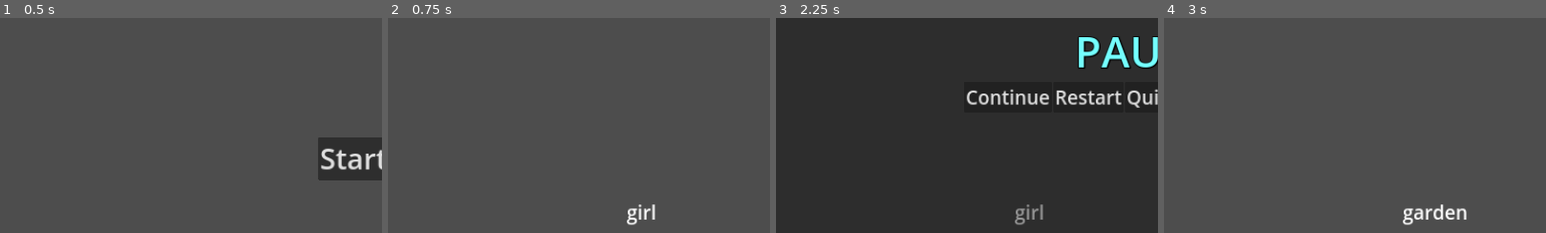
Above: before the commit, frames 1-4 (left to right).
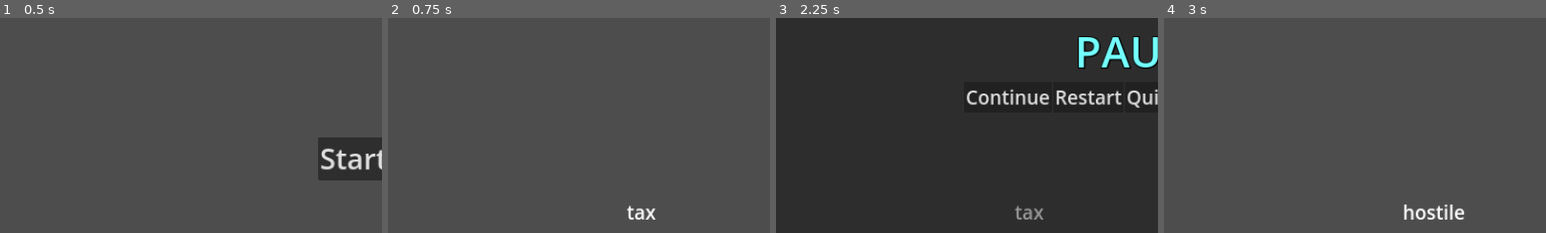
Above: after the commit, the same moments.

Repository: AndyDrewE/ChainLinkFencePost
Game: Godot game, scene res://Scenes/main_menu.tscn
Same seed, same stepped clock (60 frames per second), same inputs: the game is played once before the commit and once after it.
Inputs (mouse positions are % of the whole screen's width and height, from its top left):
- Up to frame 1 (0.5 s): no input
- Up to frame 2 (0.75 s): click "Start" at 0.5 s
- Up to frame 3 (2.25 s): click (50, 95) at 1.27 s; type "Alex" at 1.35 s; click "Pause Menu" at 2 s
- Up to frame 4 (3 s): click "Restart" at 2.75 s
The pictures show only the part of the screen within x 0-50%, y 39-89%; the shares and areas given below are measured in that part.

Frame 1 is identical in both runs. In frame 2, 0.4% of the frame differs, in the area x 62-70%, y 86-97%; in frame 3, 0.3%; in frame 4, 0.8%, in the area x 62-80%, y 86-97%.

Commit message:
added words, deleted words. gonna need to manually do a lot of the work

Diff:
--- a/Scripts/GameController.gd
+++ b/Scripts/GameController.gd
@@ -2,41 +2,7 @@
 extends Node
 
 ### TODO: Add more words, make a file for all of the word pairs
-var word_pairs = ['bake off', 'bake sale', 'bake well', 'bath mat', 'bath mat', 'bath robe',
-		   'bath room', 'bath salts', 'bath sponge', 'bath towel', 'bed room', 'black belt',
-		   'black board', 'black smith', 'black stone', 'board cover', 'board game', 'board meeting',
-		   'board room', 'board walk', 'book shelf', 'bottle cap', 'bottle neck', 'bottle opener',
-		   'boy scout', 'building manager', 'camp fire', 'camp ground', 'camp site', 'cap gun',
-		   'cap stone', 'chain link', 'chain mail', 'chain reaction', 'chain saw', 'code switch',
-		   'done for', 'easy bake', 'easy living', 'fence gate', 'fence line', 'fence post',
-		   'game board', 'game card', 'game master', 'game night', 'game on', 'game over',
-		   'game room', 'game token', 'garden gate', 'garden path', 'garden room', 'garden wall',
-		   'general manager', 'general store', 'girl scout', 'green house', 'guest bed', 'guest room',
-		   'hot topic', 'in side', 'kitchen sink', 'last word', 'leader board', 'light beam',
-		   'light house', 'light switch', 'link fence', 'lock box', 'lock pick', 'lock smith',
-		   'lock step', 'mail box', 'mail carrier', 'mail room', 'mail route', 'mail slot',
-		   'master bath', 'master chief', 'mix bowl', 'mix tape', 'mountain pass', 'mountain trail',
-		   'ocean breeze', 'off side', 'office building', 'office chair', 'office door', 'office light',
-		   'office space', 'over easy', 'post card', 'post code', 'post mark', 'post office',
-		   'room mate', 'scout badge', 'scout camp', 'scout leader', 'scout troop', 'show girl',
-		   'sink hole', 'slide show', 'sponge bath', 'stone bridge', 'stone floor', 'stone path',
-		   'stone step', 'stone wall', 'store room', 'switch blade', 'switch board', 'switch gear',
-		   'tape recorder', 'trail guide', 'trail head', 'trail map', 'trail mix', 'trail sign',
-		   'water bottle', 'water front', 'water line', 'water mark', 'water pipe', 'water slide',
-		   'water softener', 'water well', 'well done', 'word game', 'word smith', 'apple pie',
-		   'pie crust', 'granny smith', 'apple tart', 'wood panel', 'panel show', "stone quarry",
-		   "trail runner", "office plant", "board member", "mail truck", "post route",
-		   "garden shed", "room key", "switch lock", "water shed", "game show", "stone arch", "board fence",
-		   "trail junction", "water tank", "light post", "stop light", "cross road", "road runner", "runner up",
-		   "up side", "upside down", "down side", "out side", "side on", "tape worm", "tape dispenser",
-		   "worm hole", "hole punch", "hole cutter", "hole saw", "hole cover", "hole filler", "hole trap",
-		   "hole plug", "hole opener", "hole drill", "hole finder", "show stopper", "show stop", "stop light",
-		   "stop sign", "down vote", "down payment", "down time", "down stairs", "down town", "down hill",
-		   "down load", "down pour", "down draft", "down swing", "up time", "up town", "up hill", "up stairs",
-		"side door", "side walk", "side table", "side mirror", "side window", "side panel", "side track",
-		"side street", "side wall", "side view", "smith shop", "shop keep", "apple orchard", "pizza crust",
-		"bath bomb", "word play", "code word",  "trail blaze", "camp stove", "game piece",
-		"lock jaw", "board state", "mail bag"]
+var word_pairs
 
 var word_pairs_dict = {}
 
@@ -48,8 +14,23 @@
 var paused = false
 
 func _ready():
+	var file_path = "res://two_word_phrases.txt" # Adjust path as needed
+	word_pairs = load_word_pairs(file_path)
+
 	# Key the word dictionary
 	key_word_dict()
+
+
+func load_word_pairs(path: String) -> Array:
+	var pairs = []
+	var file = FileAccess.open(path, FileAccess.READ)
+	if file:
+		while not file.eof_reached():
+			var line = file.get_line().strip_edges()
+			if line != "":
+				pairs.append(line)
+		file.close()
+	return pairs
 
 
 func get_UI_controller() -> Node:
--- a/Scripts/UIController.gd
+++ b/Scripts/UIController.gd
@@ -24,7 +24,6 @@
 	#Pick first word and add it to the previous words box
 	GameController.previous_words = []
 	GameController.pick_first_word()
-	print(GameController.previous_words)
 
 ## Update all in the stats box
 func update_stats_box():
Not shown, changed: two_word_phrases.txt
Not shown, changed: Early Python Tests/manualphrases.py
Not shown, changed: Early Python Tests/twowordphrases_v2_approach.py
